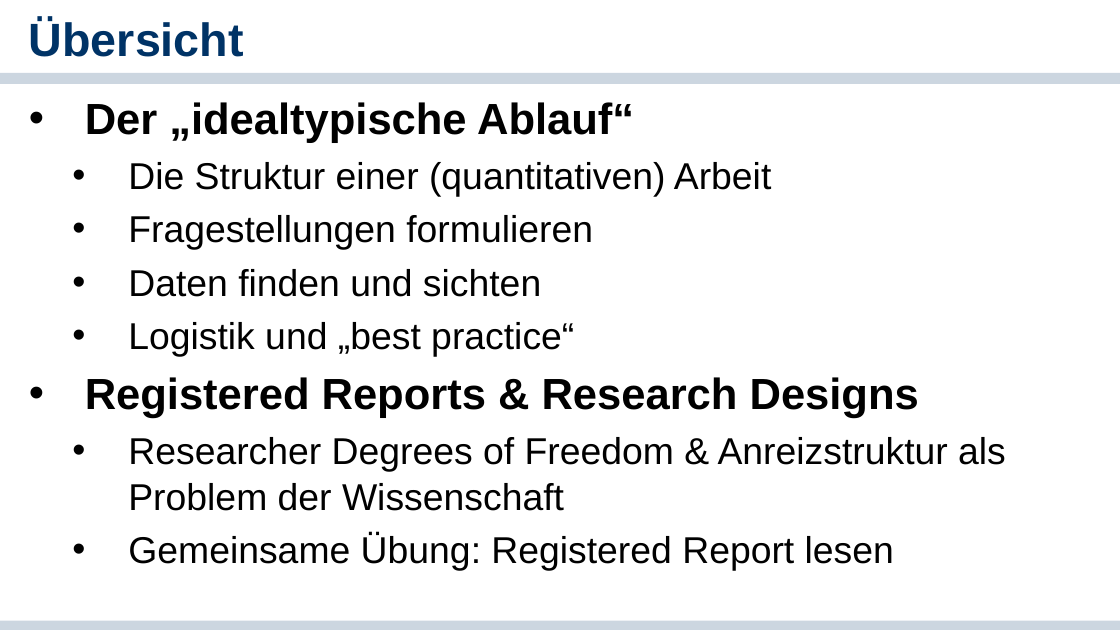
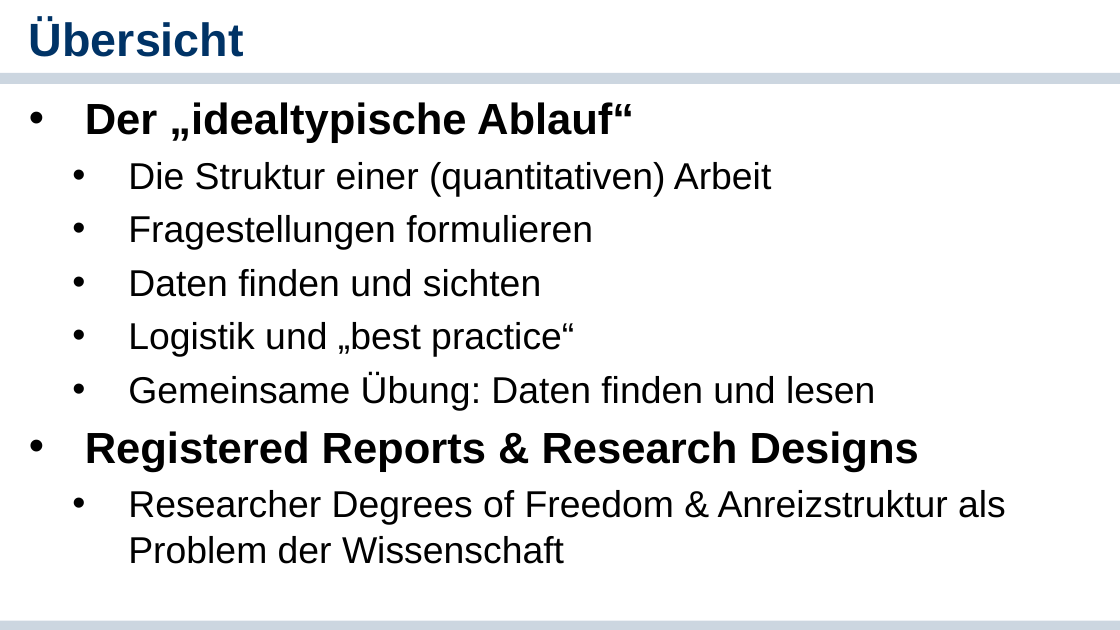
Before and after one commit to cgnguyen/class_parlament_in_r, a slide deck: slide 2 of 2_Slides/5_Hausarbeit schreiben + registrations.pptx. Drawn at 1120x630 pixels with LibreOffice and Linux fonts; fonts in the diff are those of the drawing; background and template pictures are left out. Boxes give left, top, right and bottom in pixels: in the first picture for what was removed or moved away, otherwise in the second. Text is boxed around its words. In the diff, an @@ line names an element or a change of style, - is before the commit and + after.

Commit message:
Update Seminarplan and slides for weeks 2 and 4

```diff
--- a/2_Slides/5_Hausarbeit schreiben + registrations.pptx
+++ b/2_Slides/5_Hausarbeit schreiben + registrations.pptx
@@ text at bbox=[128, 373, 875, 410]: paragraph added @@
+  • Gemeinsame Übung: Daten finden und lesen
@@ text at bbox=[128, 534, 894, 571]: paragraph removed @@
-  • Gemeinsame Übung: Registered Report lesen
```
Also in this commit, not shown: 6 other files.
